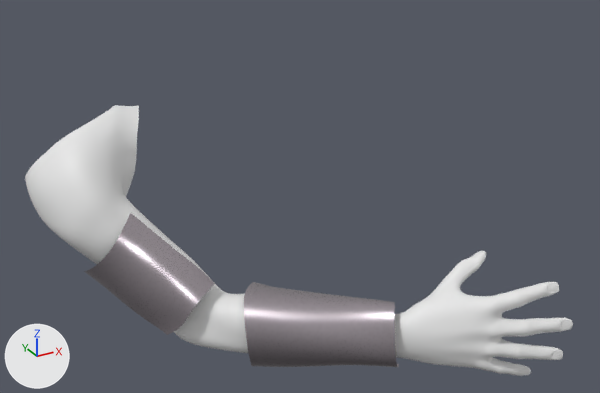
The FBX model resources/models/viewmodel/viewarm_right.fbx: old version first, new version second.
Camera for both pictures: a camera (50 mm lens) standing at (-0.00305, -0.01161, 0.00367) and looking at (0.00174, -0.00289, -0.00069). Every picture has the same lights, and +X, +Y and +Z are marked at lower left. The picture after the commit comes second.

Names of what the first picture shows: 'Arm.R'.
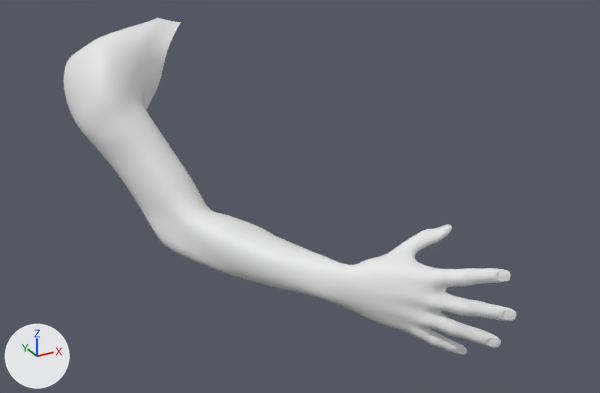
What changed in the scene script:
```text
Change me_body_001:
    used by ob_arm_r; location = (0.010484, -0.00185, -0.009768); rotation_euler = (0.711, -0.138, 1.253), in degrees (41, -7.9, 72); scale = (0.01, 0.01, 0.01)
    remove me_body_001.from_pydata(...)  # 9141 vertices, 9045 faces; spans x -0.483..-0.089, y 0.948..1.502, z -0.06..0.36
    add me_body_001.from_pydata(...)  # 8698 vertices, 8662 faces; spans x -0.483..-0.089, y 0.948..1.502, z -0.06..0.36
    me_body_001 part 1: the loose piece of 275 vertices spanning x -0.459..-0.311, y 1.076..1.247, z 0.024..0.216 is deleted
    me_body_001 part 2: the loose piece of 168 vertices spanning x -0.358..-0.269, y 1.274..1.397, z -0.033..0.072 is deleted
    remove me_body_001.materials.append(mat_material_005)  # light grey #bfb6bd
Change ob_arm_r:
    ob_arm_r.location: (0.010484, -0.00185, -0.009768) -> (0.010181, -0.002632, -0.009779)
    ob_arm_r.rotation_euler: (0.711, -0.138, 1.253) -> (0.827, -0.197, 0.953)  # degrees (41, -7.9, 72) -> degrees (47, -11, 55)
```

Boxes [x1, y1, x2, y2] around the edits, measured in the pictures (600 x 393 px):
'Arm.R', reshaped, moved, turned
    before: [25, 105, 573, 376]
    after: [63, 18, 516, 355]
part 1 of me_body_001, deleted
    before: [244, 282, 399, 367]
part 2 of me_body_001, deleted
    before: [84, 213, 215, 335]
